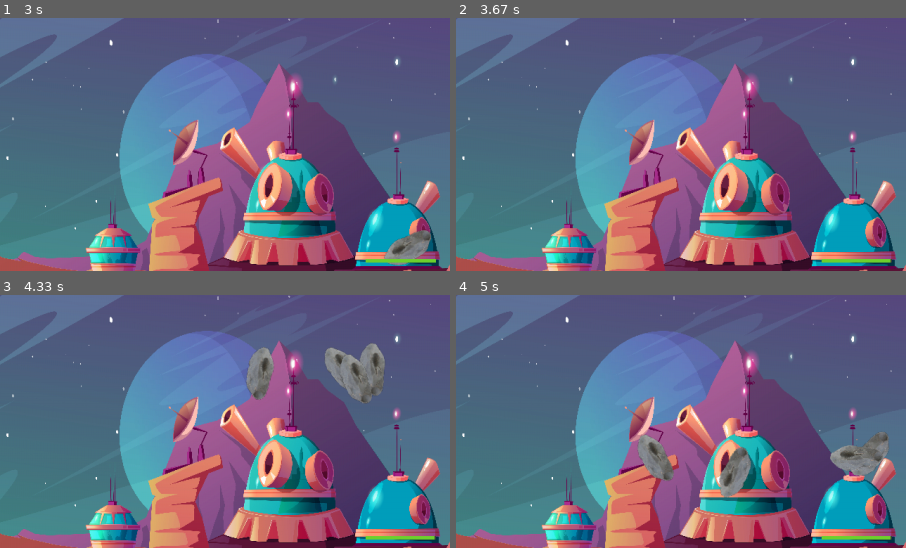
Above: before the commit, frames 1-4 (two rows, left to right).
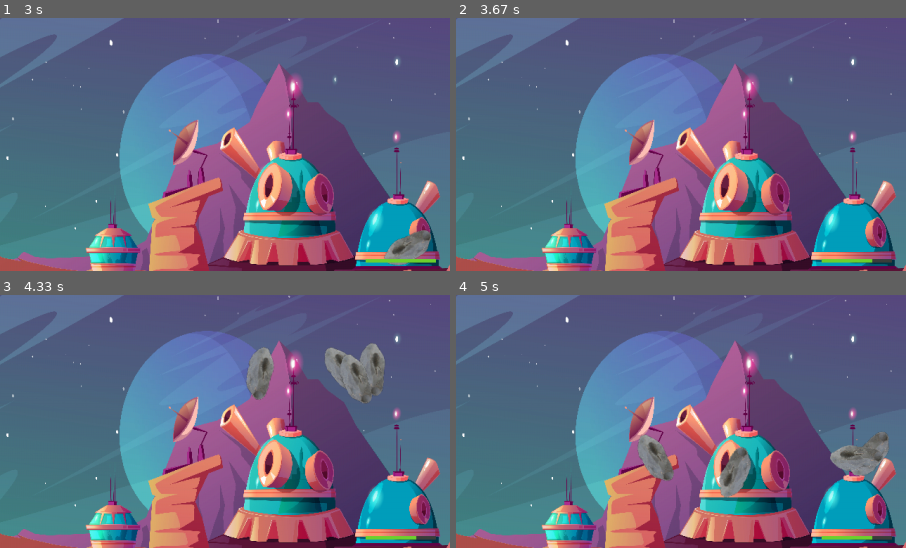
Above: after the commit, the same moments.

Repository: RedaPengam/Collision-Game
Game: pygame game, started from Collision Game/class_Main.py
Two runs of this game, one before a commit and one after it. Both use one fixed random seed, a clock stepped at 60 frames per second and the inputs below.
Inputs:
- Up to frame 1 (3 s): no input
- Up to frame 2 (3.67 s): no input
- Up to frame 3 (4.33 s): no input
- Up to frame 4 (5 s): no input
The pictures show only the part of the screen within x 50-100%, y 5-55%; the shares and areas given below are measured in that part.

Frame 1 is identical in both runs. In frame 2, less than 0.1% of the frame differs, in the area x 92-97%, y 95-97%; in frame 3, less than 0.1%; in frame 4, less than 0.1%.

Commit message:
Update class_Asteroid.py

Diff:
--- a/Collision Game/class_Asteroid.py
+++ b/Collision Game/class_Asteroid.py
@@ -8,7 +8,7 @@
         self.game = game
         self.health = 2
         self.max_health = 2
-        self.damage = 2
+        self.damage = 1
         self.velocity = 2
         #self.all_asteroids = pg.sprite.Group()
         self.image = pg.image.load('data/asteroid.png')
@@ -48,14 +48,14 @@
 
 
         # verifier si l'asteroid entre en collision avec un joueur
-        for player in self.game.check_collision(self, self.game.all_players):
+        for aste in self.game.check_collision(self, self.game.all_players):
 
 
             # suprimer l'asteroid
-            player.kill()
+            aste.remove()
 
             # infliger des degats aux joueurs
-            player.damage(self.damage)
+            aste.damage(self.damage)
 
     def move2(self):
         self.rect.y += rd.randint(2, 4)
@@ -65,15 +65,15 @@
             self.initialPosition()
 
         # verifier si l'asteroid entre en collision avec un joueur
-        for player in self.game.check_collision(self, self.game.all_players):
+        for aste in self.game.check_collision(self, self.game.all_players):
 
 
             # suprimer l'asteroid
-            player.kill()
+            aste.remove()
 
             # infliger des degats aux joueurs
-            player.damage(self.damage)
+            aste.damage(self.damage)
 
 
-    # def remove(self):
-    #     pg.remove(self)
+    def remove(self):
+        pg.remove(self)
